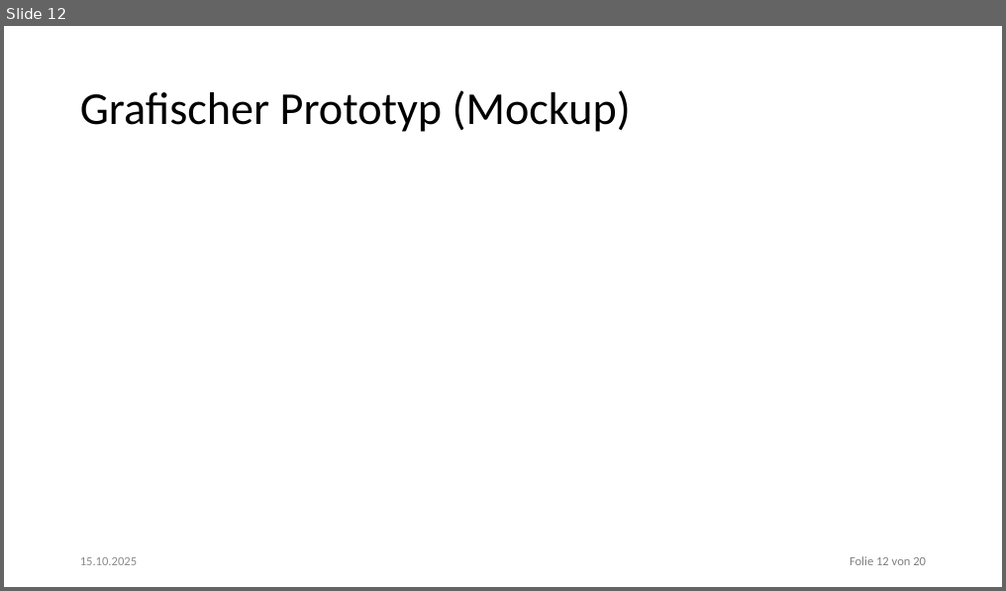
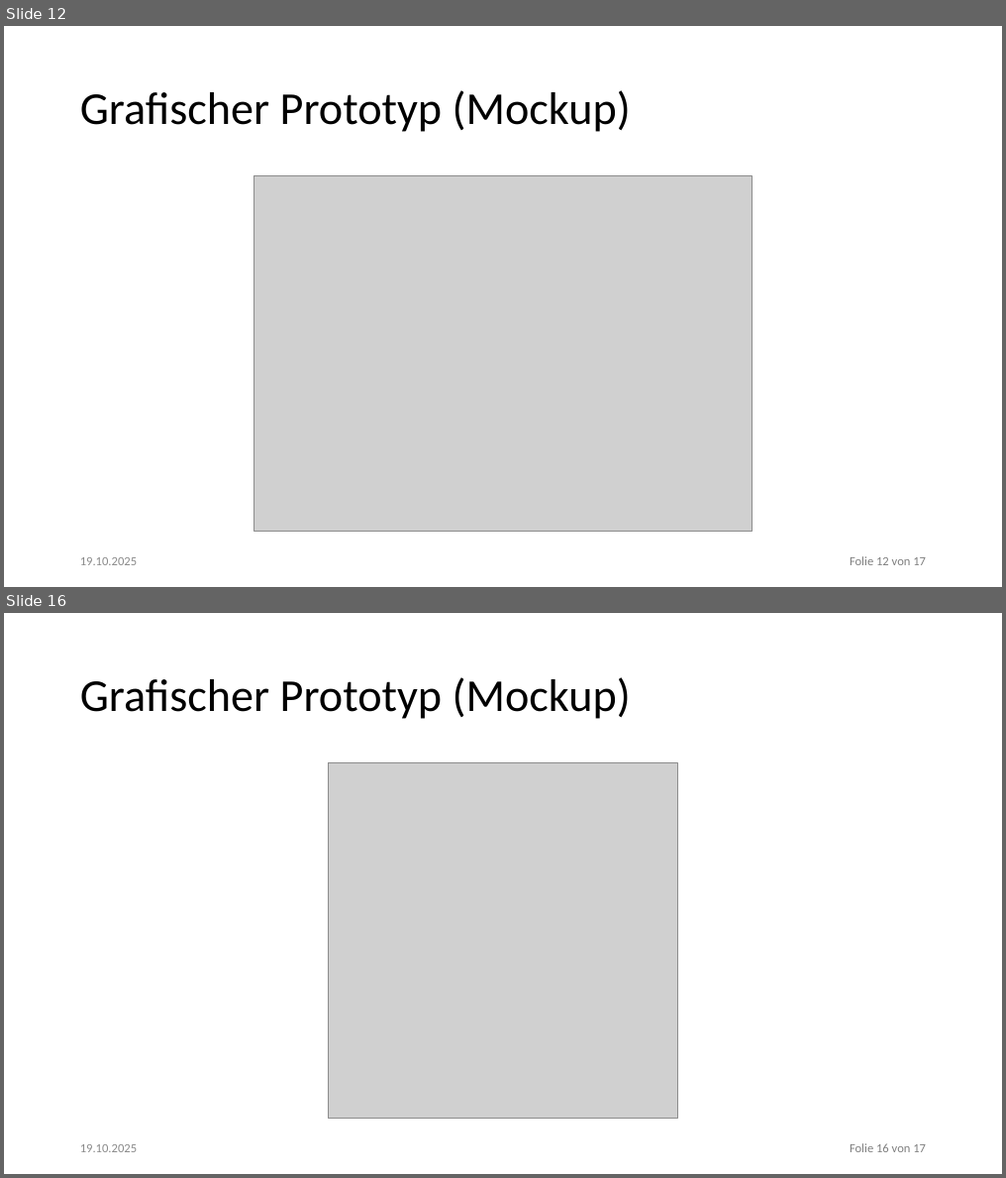
Before and after one commit to StrumpfHD/PraktikumWebAnwendungen2_Kombis, a slide deck: Geschaeftsvorschlag_Smart_Home_Dashboard.pptx. Shown one above the other, each under a label of ours: slide 12 before the commit, slides 12 and 16 after it; the slides between them are not shown. The pictures are 1006x591 and 1006x1178 pixels, drawn with LibreOffice and Linux fonts; fonts in the diff are those of the drawing; grey boxes stand for pictures; background and template pictures are left out. Boxes give left, top, right and bottom in pixels: in the first picture for what was removed or moved away, otherwise in the second. Text is boxed around its words. In the diff, an @@ line names an element or a change of style, - is before the commit and + after.

```diff
--- a/Geschaeftsvorschlag_Smart_Home_Dashboard.pptx
+++ b/Geschaeftsvorschlag_Smart_Home_Dashboard.pptx
@@ slide 16 added at <box>4,613,1002,1174</box>, background #FFFFFF; not listed: 1 template element that a slide beside it also shows @@
@@ title added at <box>80,677,631,719</box>, 44 pt, text #000000 @@
+Grafischer Prototyp (Mockup)
@@ picture added at <box>328,762,678,1119</box> @@
@@ text added at <box>80,1145,137,1153</box>, 12 pt, text #8C8C8C @@
+19.10.2025
@@ slide 12 changed as well @@
@@ picture added at <box>254,175,751,532</box> @@
@@ text at <box>849,557,926,566</box>: text changed @@
-Folie 12 von 20
+Folie 12 von 17
```
Also in this commit, not shown: 11 other slides changed, 5 other slides added.
